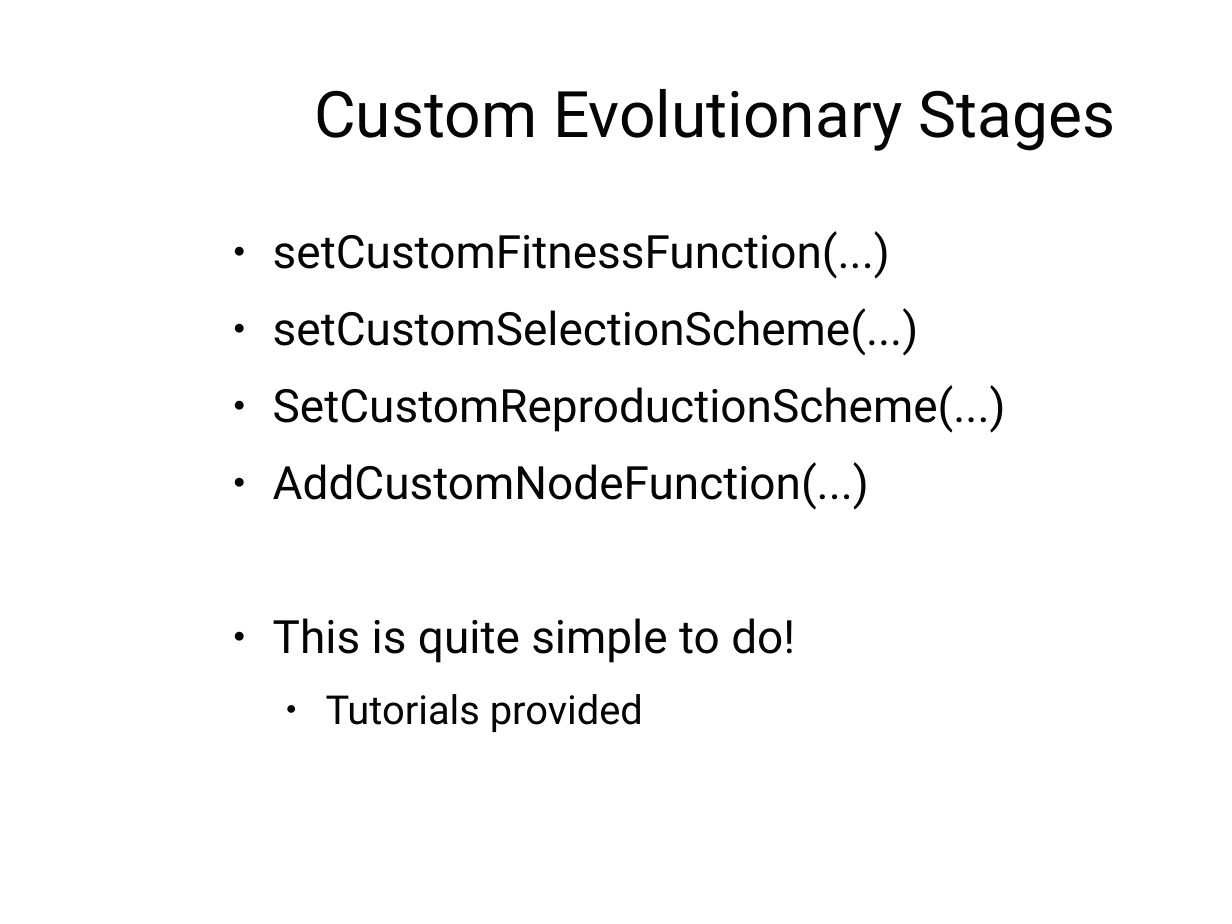
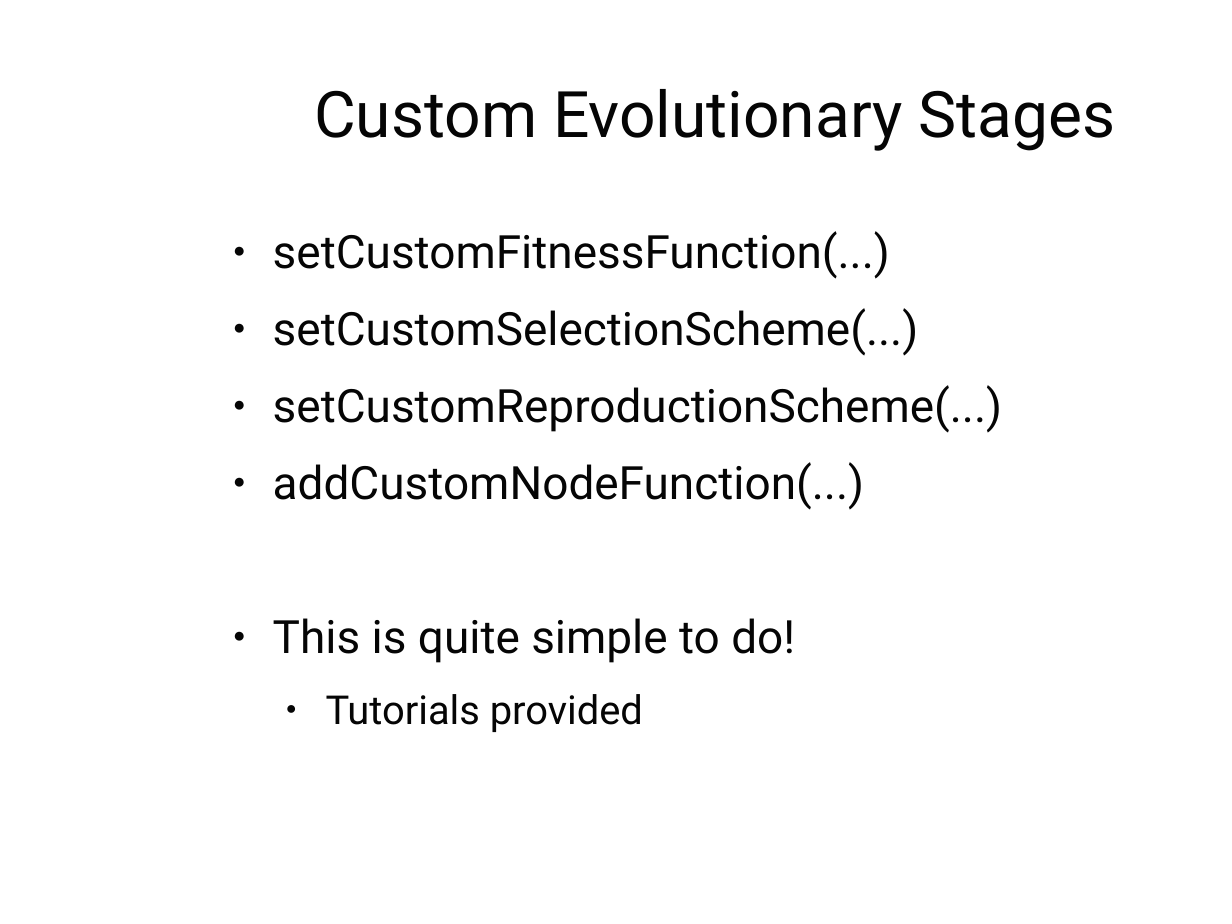
Before and after one commit to AndrewJamesTurner/CGP-Library, a slide deck: slide 12 of presentation/introduction.odp (slide 11 before the commit). Drawn at 1232x924 pixels with LibreOffice and Linux fonts; fonts in the diff are those of the drawing; background and template pictures are left out. Boxes give left, top, right and bottom in pixels: in the first picture for what was removed or moved away, otherwise in the second. Text is boxed around its words. In the diff, an @@ line names an element or a change of style, - is before the commit and + after.

```diff
--- a/presentation/introduction.odp
+++ b/presentation/introduction.odp
@@ text at (273, 385, 1002, 510): text changed @@
-● SetCustomReproductionScheme(...)
-● AddCustomNodeFunction(...)
+● setCustomReproductionScheme(...)
+● addCustomNodeFunction(...)
```
Also in this commit, not shown: 7 other slides changed, 16 other files.
